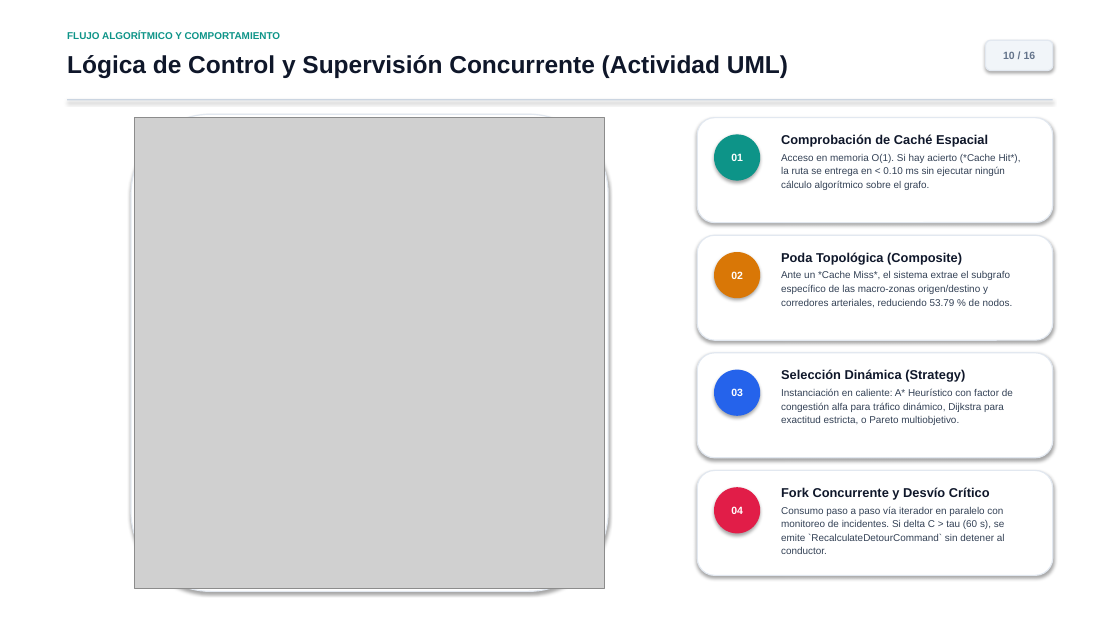
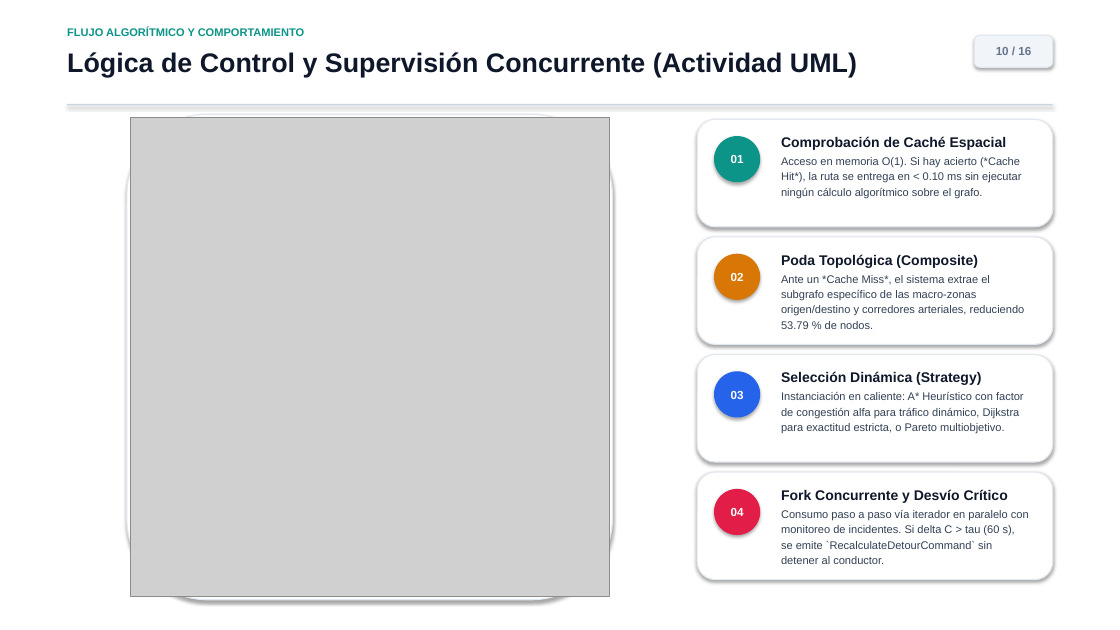
Before and after one commit to Alboguaci/nexusnav-routing-architecture, a slide deck: slide 10 of NexusNav_Presentacion_Arquitectura.pptx. Drawn at 1120x630 pixels with LibreOffice and Linux fonts; fonts in the diff are those of the drawing; grey boxes stand for pictures. Boxes give left, top, right and bottom in pixels: in the first picture for what was removed or moved away, otherwise in the second. Text is boxed around its words. In the diff, an @@ line names an element or a change of style, - is before the commit and + after.

```diff
--- a/NexusNav_Presentacion_Arquitectura.pptx
+++ b/NexusNav_Presentacion_Arquitectura.pptx
@@ text "FLUJO ALGORÍTMICO Y COMPORTAMIENTO" at (67, 27, 304, 36): size 8.5 to 9.5 pt @@
@@ text "Lógica de Control y Supervisión ..." at (67, 52, 857, 77): size 21 to 23 pt @@
@@ size 9 to 10 pt in 5 elements at (714, 371, 760, 418), (714, 136, 760, 182), (714, 254, 760, 300), (714, 489, 760, 535), (975, 35, 1053, 67) @@
@@ rounded rectangle "10 / 16": place and size @@
-rounded rectangle "10 / 16" at (986, 40, 1053, 71)
+rounded rectangle "10 / 16" at (975, 35, 1053, 67)
@@ rectangle: place and size @@
-rectangle at (67, 99, 1053, 101)
+rectangle at (67, 104, 1053, 106)
@@ rounded rectangle: place and size @@
-rounded rectangle at (131, 114, 608, 592)
+rounded rectangle at (127, 114, 613, 600)
@@ picture: place and size @@
-picture at (134, 118, 605, 588)
+picture at (130, 118, 609, 597)
@@ text "Comprobación de Caché Espacial" at (781, 136, 1021, 198): size 11 to 12 pt in "Comprobación de Caché Espacial"; size 8.5 to 9.5 pt in "Acceso en memoria O(1). Si hay acierto ..." @@
@@ text "Poda Topológica (Composite)" at (781, 254, 1025, 329): size 11 to 12 pt in "Poda Topológica (Composite)"; size 8.5 to 9.5 pt in "Ante un *Cache Miss*, el sistema extrae ..." @@
@@ text "Selección Dinámica (Strategy)" at (781, 371, 1024, 433): size 11 to 12 pt in "Selección Dinámica (Strategy)"; size 8.5 to 9.5 pt in "Instanciación en caliente: A* Heurístico con factor ..." @@
@@ 4 rounded rectangles: place and size @@
-4 rounded rectangles at (697, 118, 1053, 576)
+4 rounded rectangles at (697, 119, 1053, 580)
@@ text "Fork Concurrente y Desvío Crítico" at (781, 489, 1029, 564): size 11 to 12 pt in "Fork Concurrente y Desvío Crítico"; size 8.5 to 9.5 pt in "Consumo paso a paso vía iterador en ..." @@
```
Also in this commit, not shown: 15 other slides changed, 3 other files.
